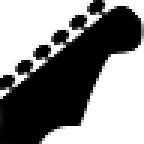
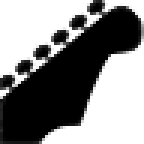
The second 144×144 image is a revision of the first. Changes to its layers:
added layer "gesamt" above "schatten" over (x1=0, y1=0, x2=144, y2=144)
added layer "schatten" above "Layer copy #5" over (x1=0, y1=0, x2=144, y2=144)
renamed "Layer copy #4" to "Layer copy #5", hid it over (x1=0, y1=75, x2=18, y2=96)
renamed "Layer copy #3" to "Layer copy #6", hid it over (x1=15, y1=60, x2=36, y2=81)
renamed "Layer copy #2" to "Layer copy #7", hid it over (x1=33, y1=45, x2=54, y2=66)
renamed "Layer copy #1" to "Layer copy #8", hid it over (x1=51, y1=30, x2=72, y2=51)
renamed "Layer copy" to "Layer copy #9", hid it over (x1=87, y1=0, x2=108, y2=21)
renamed "Layer" to "Layer copy #10", hid it over (x1=69, y1=15, x2=90, y2=36)
hid "Background" over (x1=0, y1=3, x2=144, y2=144)
